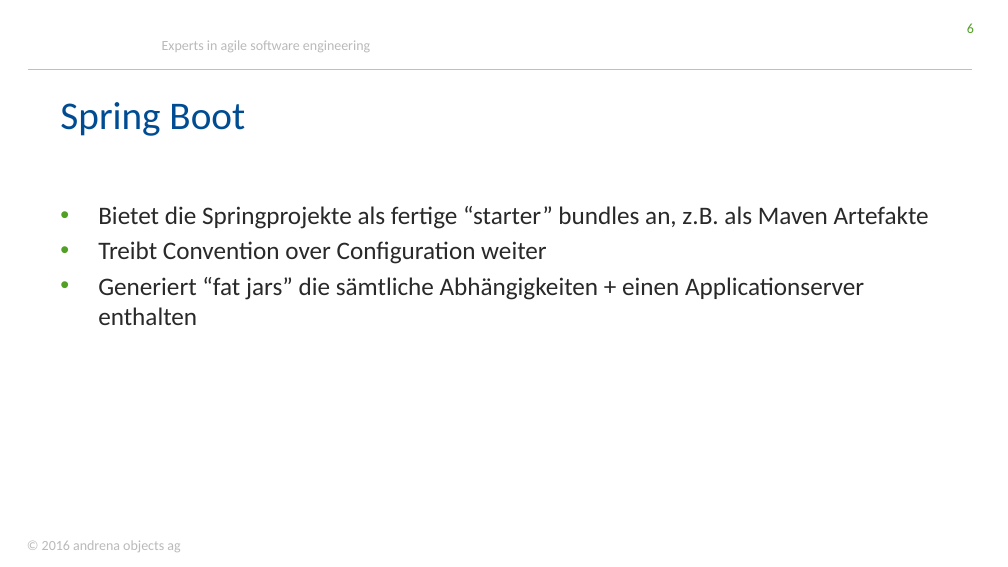
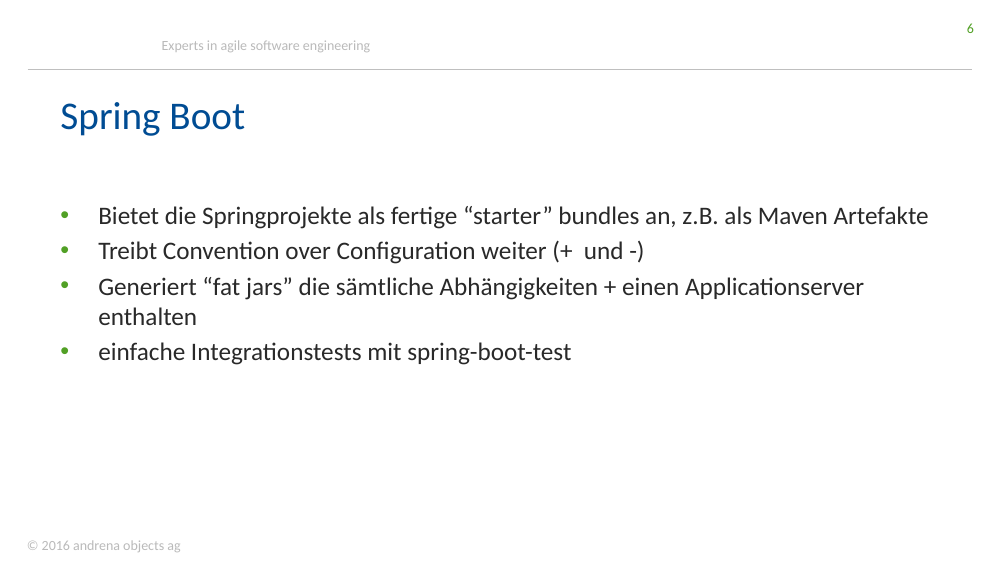
Before and after one commit to stklqt/oop-springboot-springdata-server, a slide deck: slide 6 of springBootDataWorkshop.pptx. Drawn at 1008x567 pixels with LibreOffice and Linux fonts; fonts in the diff are those of the drawing; background and template pictures are left out. Boxes give left, top, right and bottom in pixels: in the first picture for what was removed or moved away, otherwise in the second. Text is boxed around its words. In the diff, an @@ line names an element or a change of style, - is before the commit and + after.

```diff
--- a/springBootDataWorkshop.pptx
+++ b/springBootDataWorkshop.pptx
@@ text at [98, 241, 624, 264]: text changed @@
-• Treibt Convention over Configuration weiter
+• Treibt Convention over Configuration weiter (+ und -)
@@ text at [98, 342, 571, 365]: paragraph added @@
+• einfache Integrationstests mit spring-boot-test
```
Also in this commit, not shown: 2 other slides changed.
